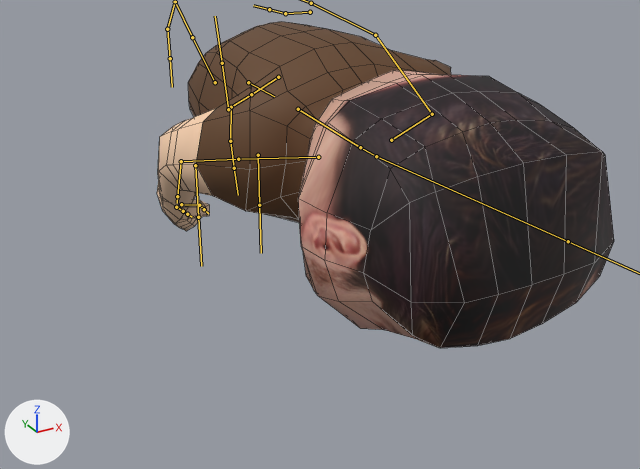
The FBX model The-Following/Assets/Models/CharacterNr3 (armadded)/Animations_ZombieArmAdded.fbx as it was, and as the next commit left it.
Rendered twice from a camera (50 mm lens) standing at (-1.55, -3.19, 2.12) and looking at (0.02, -0.34, 0.69). Every picture has the same lights, and +X, +Y and +Z are marked at lower left. Both versions are drawn at frame 1 of the action 'Armature.001|CharacterAction'; the numbers are the values there. The bones that bend it are drawn over the model as lines. Mesh edges are drawn as thin lines.

Objects in the first picture: 'Character'.
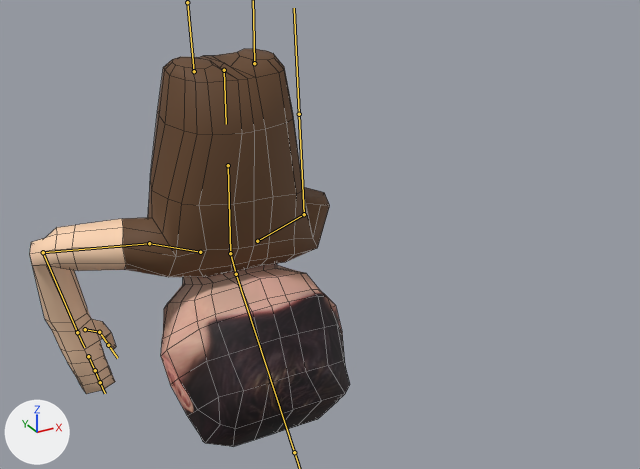
Diff of the bpy script that builds the scene:
```diff
--- a/The-Following/Assets/Models/CharacterNr3 (armadded)/Animations_ZombieArmAdded.fbx.py
+++ b/The-Following/Assets/Models/CharacterNr3 (armadded)/Animations_ZombieArmAdded.fbx.py
@@ bone_pelvis @@
 bone_pelvis = bpy.data.objects['Armature.001'].pose.bones['Pelvis']
-bone_pelvis.location = (0.0, -0.03, -0.001)
-bone_pelvis.rotation_quaternion = (1.0, 0.015, -0.019, 0.0)  # degrees (2, -2, 0)
+bone_pelvis.location = (0.0, -0.295, -0.005)
+bone_pelvis.rotation_quaternion = (0.697, 0.717, -0.013, -0.013)  # degrees (92, 0, -2)
@@ bone_neck @@
 bone_neck = bpy.data.objects['Armature.001'].pose.bones['Neck']  # child of 'Chest'
-bone_neck.rotation_quaternion = (1.0, 0.0, -0.012, 0.0)  # degrees (0, -1, 0)
+bone_neck.rotation_quaternion = (0.956, -0.294, -0.012, -0.011)  # degrees (-34, -2, -1)
@@ bone_head @@
 bone_head = bpy.data.objects['Armature.001'].pose.bones['Head']  # child of 'Neck'
-bone_head.rotation_quaternion = (0.999, -0.038, 0.0, 0.0)  # degrees (-4, 0, 0)
+bone_head.rotation_quaternion = (0.997, -0.082, 0.0, -0.001)  # degrees (-9, 0, 0)
@@ bone_upperarm_l @@
 bone_upperarm_l = bpy.data.objects['Armature.001'].pose.bones['UpperArm.L']  # child of 'Shoulder.L'
-bone_upperarm_l.rotation_quaternion = (0.731, -0.054, 0.108, -0.672)  # degrees (-13, 5, -86)
+bone_upperarm_l.rotation_quaternion = (0.712, 0.162, -0.119, -0.673)  # degrees (23, 3, -86)
@@ bone_shoulder_r @@
 bone_shoulder_r = bpy.data.objects['Armature.001'].pose.bones['Shoulder.R']  # child of 'Chest'
-bone_shoulder_r.rotation_quaternion = (0.999, -0.02, -0.047, 0.0)  # degrees (-2, -5, 0)
+bone_shoulder_r.rotation_quaternion = (0.999, -0.02, -0.048, -0.012)  # degrees (-2, -5, -1)
@@ bone_upperarm_r @@
 bone_upperarm_r = bpy.data.objects['Armature.001'].pose.bones['UpperArm.R']  # child of 'Shoulder.R'
-bone_upperarm_r.rotation_quaternion = (0.721, 0.167, 0.132, 0.66)  # degrees (25, -2, 85)
+bone_upperarm_r.rotation_quaternion = (0.937, 0.236, 0.256, -0.002)  # degrees (30, 29, 8)
@@ bone_lowerarm_r @@
 bone_lowerarm_r = bpy.data.objects['Armature.001'].pose.bones['LowerArm.R']  # child of 'UpperArm.R'
-bone_lowerarm_r.rotation_quaternion = (0.973, 0.19, -0.077, 0.111)  # degrees (21, -11, 11)
+bone_lowerarm_r.rotation_quaternion = (0.646, 0.522, 0.184, -0.526)  # degrees (51, 52, -52)
@@ bone_thumb01_r @@
 bone_thumb01_r = bpy.data.objects['Armature.001'].pose.bones['Thumb01.R']  # child of 'Hand.R'
-bone_thumb01_r.rotation_quaternion = (0.719, -0.538, -0.439, -0.042)  # degrees (-87, -43, 34)
+bone_thumb01_r.rotation_quaternion = (0.879, -0.302, -0.346, -0.128)  # degrees (-37, -43, -1)
@@ bone_upperleg_l @@
 bone_upperleg_l = bpy.data.objects['Armature.001'].pose.bones['UpperLeg.L']  # child of 'Pelvis'
-bone_upperleg_l.rotation_quaternion = (0.973, 0.22, -0.063, -0.032)  # degrees (26, -6, -5)
+bone_upperleg_l.rotation_quaternion = (1.0, 0.001, 0.0, 0.005)  # degrees (0, 0, 1)
@@ bone_upperleg_r @@
 bone_upperleg_r = bpy.data.objects['Armature.001'].pose.bones['UpperLeg.R']  # child of 'Pelvis'
-bone_upperleg_r.rotation_quaternion = (0.964, -0.264, -0.005, 0.018)  # degrees (-31, 0, 2)
+bone_upperleg_r.rotation_quaternion = (1.0, 0.003, 0.0, -0.005)  # degrees (0, 0, -1)
```

Boxes (x1, y1, x2, y2) around the edits, measured in the pictures (640 x 469 px):
'Character', posed (30% narrower, 22% taller): before (157, 22, 614, 348); after (30, 49, 350, 447)
bone 'Pelvis', root to tip: before (248, 82) to (274, 96); after (224, 70) to (226, 124)
bone 'Neck', root to tip: before (360, 147) to (376, 156); after (230, 253) to (236, 274)
bone 'Head', root to tip: before (376, 156) to (568, 241); after (236, 274) to (294, 452)
bone 'UpperArm.L', root to tip: before (432, 114) to (375, 35); after (304, 214) to (299, 114)
bone 'Shoulder.R', root to tip: before (318, 157) to (238, 159); after (200, 252) to (149, 243)
bone 'UpperArm.R', root to tip: before (238, 159) to (181, 161); after (149, 243) to (43, 252)
bone 'LowerArm.R', root to tip: before (181, 161) to (177, 196); after (43, 252) to (77, 332)
bone 'Thumb01.R', root to tip: before (181, 204) to (199, 205); after (85, 329) to (99, 332)
bone 'UpperLeg.R', root to tip: before (215, 82) to (192, 37); after (194, 71) to (187, 2)
